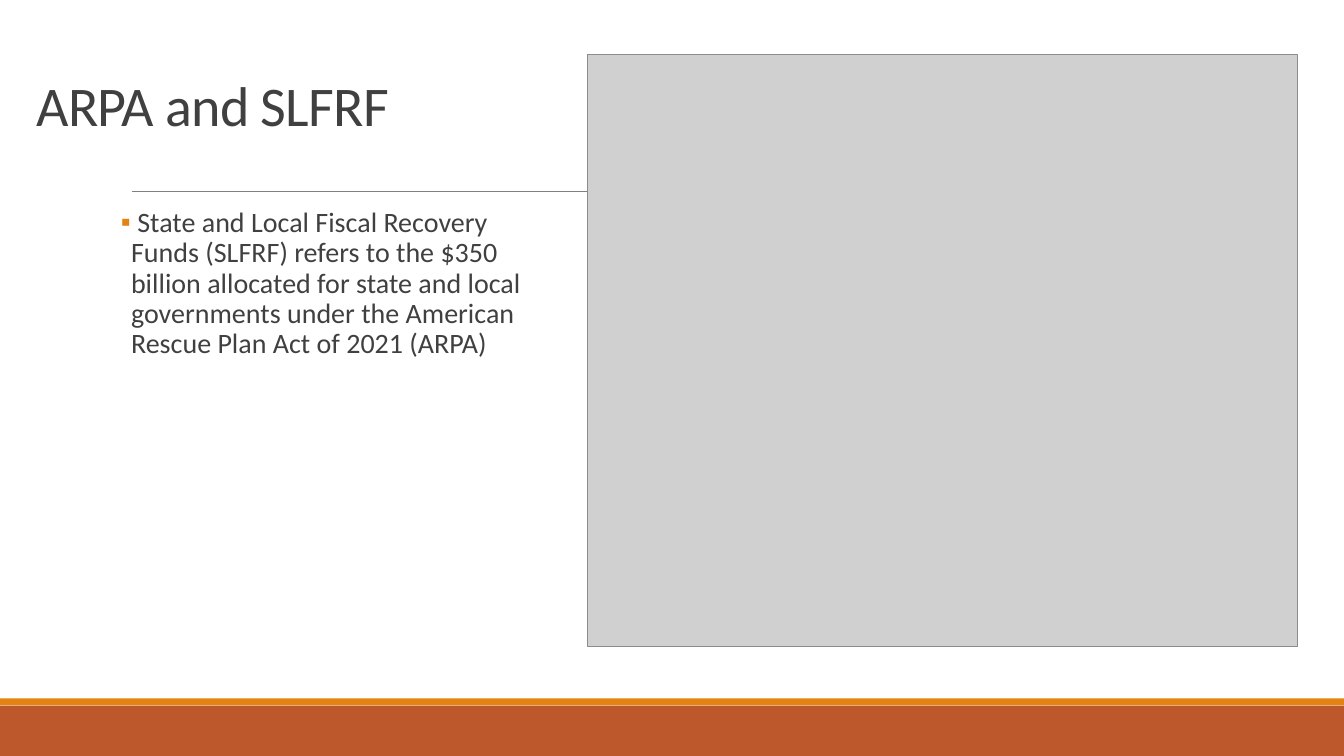
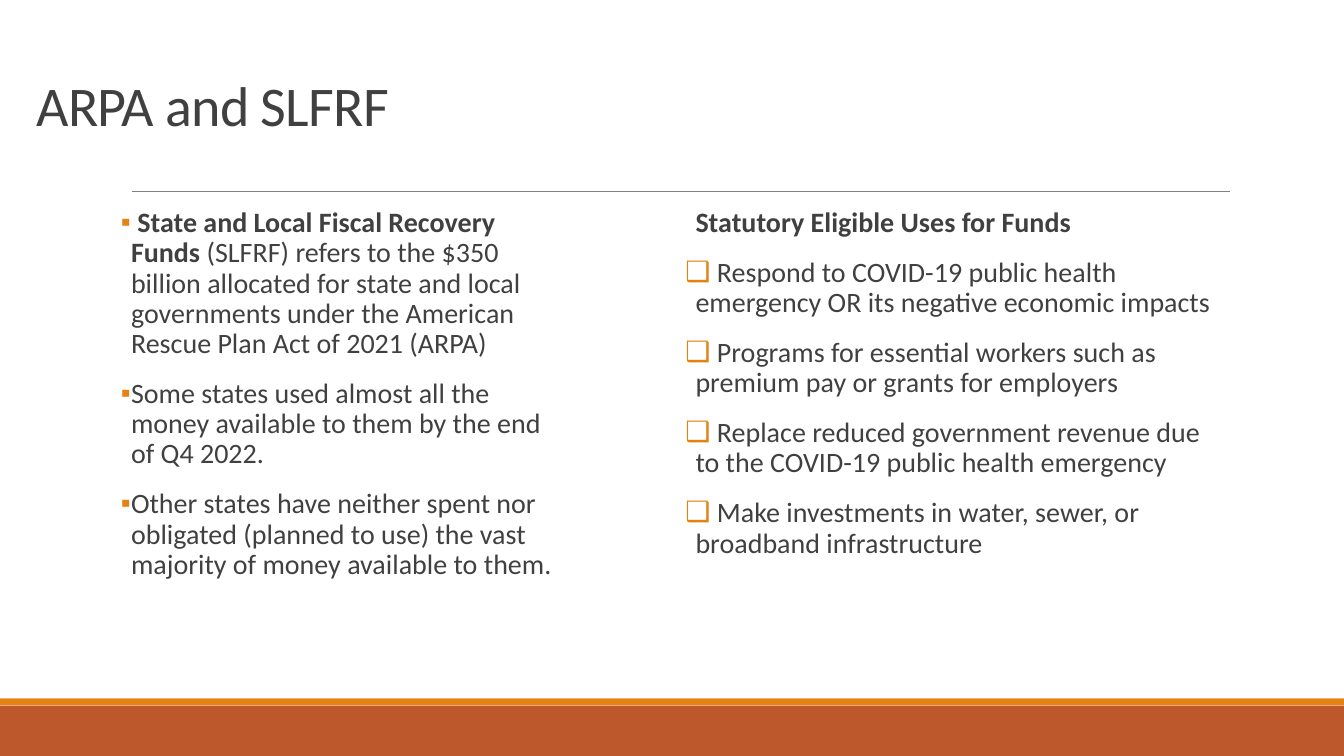
Before and after one commit to Evdawg/Project_1_Covid_Data, a slide deck: slide 3 of Group_7_Presentation.pptx (slide 5 before the commit). Drawn at 1344x756 pixels with LibreOffice and Linux fonts; fonts in the diff are those of the drawing; grey boxes stand for pictures. Boxes give left, top, right and bottom in pixels: in the first picture for what was removed or moved away, otherwise in the second. Text is boxed around its words. In the diff, an @@ line names an element or a change of style, - is before the commit and + after.

```diff
--- a/Group_7_Presentation.pptx
+++ b/Group_7_Presentation.pptx
@@ picture removed at (x1=588, y1=54, x2=1298, y2=646) @@
@@ text at (x1=131, y1=212, x2=521, y2=357): bold on in "State and Local Fiscal Recovery Funds" @@
@@ text added at (x1=696, y1=212, x2=1210, y2=553), 20 pt, text #404040 @@
+  Statutory Eligible Uses for Funds
+❑ Respond to COVID-19 public health emergency OR its negative economic impacts
+❑ Programs for essential workers such as premium pay or grants for employers
+❑ Replace reduced government revenue due to the COVID-19 public health emergency
+❑ Make investments in water, sewer, or broadband infrastructure
@@ text at (x1=131, y1=383, x2=552, y2=579): paragraphs added @@
+▪ Some states used almost all the money available to them by the end of Q4 2022.
+▪ Other states have neither spent nor obligated (planned to use) the vast majority of money available to them.
```
Also in this commit, not shown: 4 other slides changed.
